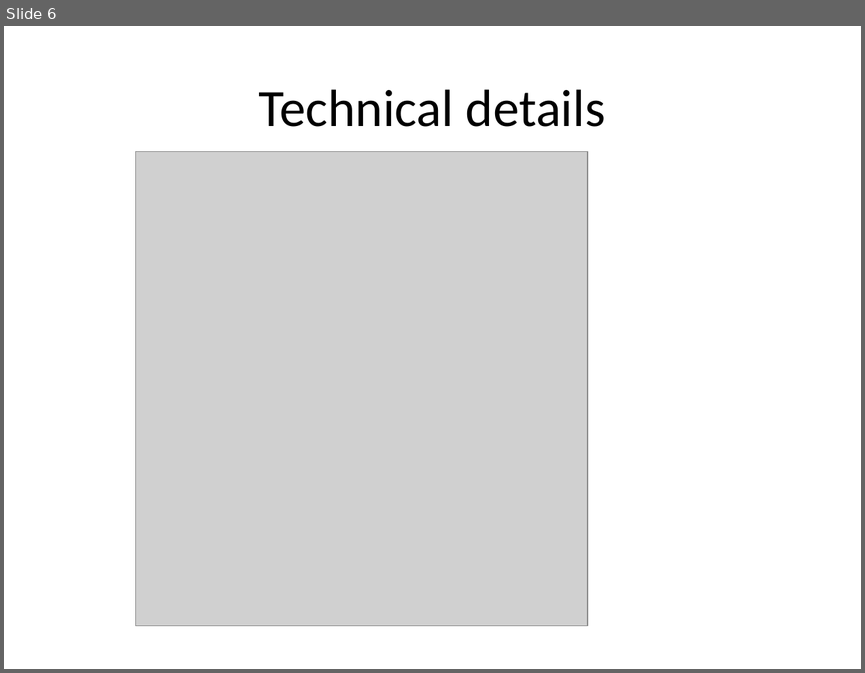
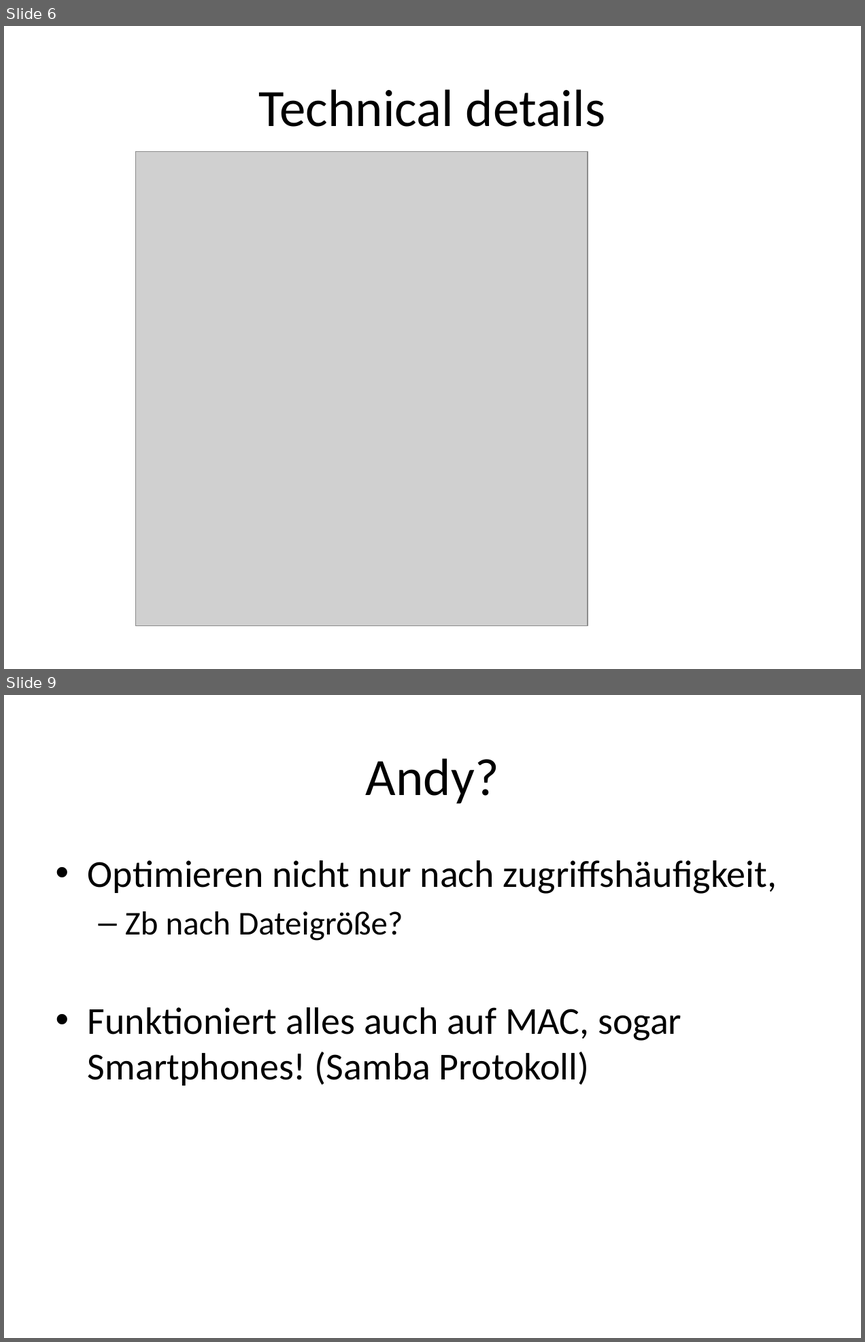
Before and after one commit to Thomas-Sparber/tDisk, a slide deck: documentation/presentation andy.pptx. Shown one above the other, each under a label of ours: slide 6 before the commit, slides 6 and 9 after it; the slides between them are not shown. The pictures are 865x673 and 865x1342 pixels, drawn with LibreOffice and Linux fonts; fonts in the diff are those of the drawing; grey boxes stand for pictures. Boxes give left, top, right and bottom in pixels: in the first picture for what was removed or moved away, otherwise in the second. Text is boxed around its words. In the diff, an @@ line names an element or a change of style, - is before the commit and + after.

```diff
--- a/documentation/presentation andy.pptx
+++ b/documentation/presentation andy.pptx
@@ slide 9 added at bbox=[4, 695, 861, 1338], background #FFFFFF @@
@@ title added at bbox=[366, 758, 499, 804], 44 pt, text #000000 @@
+Andy?
@@ text added at bbox=[88, 860, 776, 1085], 32 pt, text #000000 @@
+• Optimieren nicht nur nach zugriffshäufigkeit,
+  – Zb nach Dateigröße?
+• Funktioniert alles auch auf MAC, sogar Smartphones! (Samba Protokoll)
```
Also in this commit, not shown: 2 slides changed, 2 other slides added, 1 other file.
